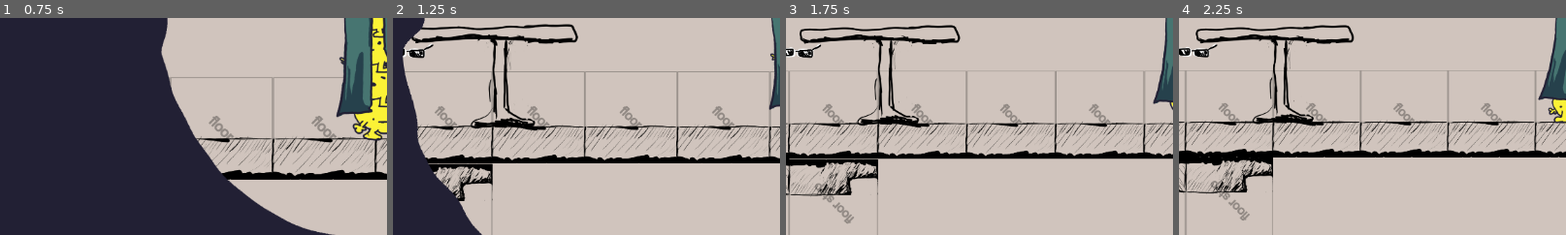
Above: before the commit, frames 1-4 (left to right).
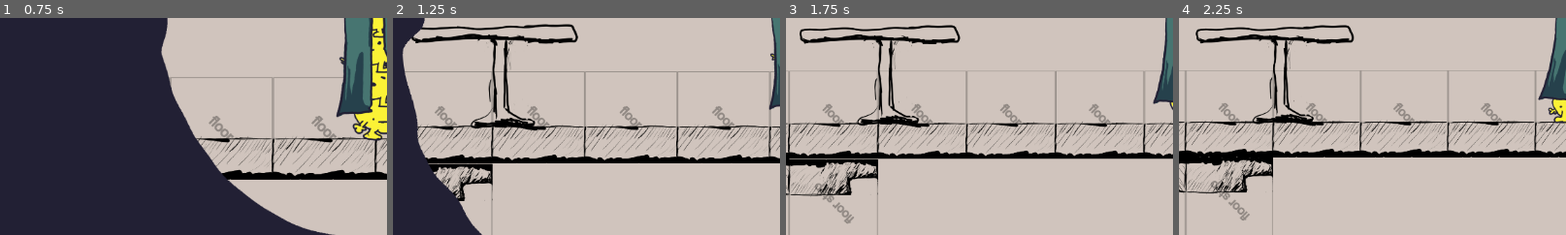
Above: after the commit, the same moments.

Repository: JCoMcL/gourt-game
Game: Godot game, scene res://level/level-container.tscn
Same seed, same stepped clock (60 frames per second), same inputs: the game is played once before the commit and once after it.
Inputs (mouse positions are % of the whole screen's width and height, from its top left):
- Up to frame 1 (0.75 s): move the mouse to (72, 45) at 0.52 s; press the mouse at (72, 45) at 0.53 s; hold Right (go right) from 0.53 s (still down)
- Up to frame 2 (1.25 s): keep holding Right (go right)
- Up to frame 3 (1.75 s): release Right (go right) at 1.25 s; release the mouse at (72, 45) at 1.25 s; drag from (30, 55) to (2, 57) at 1.27 s
- Up to frame 4 (2.25 s): move the mouse to (60, 28) at 2.02 s; press the mouse at (60, 28) at 2.03 s; hold Left (go left) from 2.03 s (still down)
The pictures show only the part of the screen within x 0-50%, y 50-100%; the shares and areas given below are measured in that part.

Frame 1 is identical in both runs. In frame 2, 0.2% of the frame differs, in the area x 2-17%, y 3-19%; in frame 3, 0.3%; in frame 4, 0.3%, in the area x 0-11%, y 12-19%.

Commit message:
make table pushable

Diff:
--- a/level/office-level.tscn
+++ b/level/office-level.tscn
@@ -2,13 +2,12 @@
 
 [ext_resource type="PackedScene" uid="uid://cvcc3ghe4ysjk" path="res://ui/cursor.tscn" id="1_5ybge"]
 [ext_resource type="Texture2D" uid="uid://clphjaysvxh82" path="res://level/office-level/tiles.png" id="1_wxgj7"]
-[ext_resource type="PackedScene" uid="uid://c6a0ra2cd2h4g" path="res://props/sunglasses.tscn" id="3_rh3h7"]
 [ext_resource type="PackedScene" uid="uid://j35m20jp18rk" path="res://props/door.tscn" id="4_1slrw"]
 [ext_resource type="PackedScene" uid="uid://dq36wrk1ptree" path="res://props/elevator.tscn" id="4_twwvs"]
 [ext_resource type="PackedScene" uid="uid://xfpwui2ygbps" path="res://level/ld-empty.tscn" id="5_1axx8"]
+[ext_resource type="PackedScene" uid="uid://oxj30cuen50p" path="res://props/table.tscn" id="8_oub6b"]
 [ext_resource type="PackedScene" uid="uid://bbbog68rjtlrb" path="res://props/water_cooler.tscn" id="10_1slrw"]
 [ext_resource type="Texture2D" uid="uid://bbimgxq3cdac" path="res://props/stroller.png" id="10_yl1fq"]
-[ext_resource type="Texture2D" uid="uid://c2yk215wr6t2u" path="res://props/table.png" id="11_6o0x5"]
 [ext_resource type="PackedScene" uid="uid://w8bqgkgk58k5" path="res://gourts/disguise/disguise.tscn" id="12_4gsd2"]
 [ext_resource type="Script" uid="uid://6foq1gufj00l" path="res://level/activation_zone.gd" id="12_5y8te"]
 [ext_resource type="PackedScene" uid="uid://cji7qwgt0f3t8" path="res://gourts/stack.tscn" id="12_utg4x"]
@@ -114,10 +113,6 @@
 tile_map_data = PackedByteArray("AAAGAAAAAAABAAEAAAAHAAAAAAABAAEAAAAIAAAAAAABAAEAAAAGAAEAAAACAAAAAAAGAAIAAAACAAAAAAAHAA …(1904 unchanged characters)…
 tile_set = SubResource("TileSet_mdp56")
 
-[node name="Sunglasses" parent="TileMapLayer" unique_id=385014790 instance=ExtResource("3_rh3h7")]
-position = Vector2(-2020, -1849)
-scale = Vector2(0.8, 0.8)
-
 [node name="Door" parent="TileMapLayer" unique_id=1065746689 node_paths=PackedStringArray("exit") instance=ExtResource("4_1slrw")]
 position = Vector2(-16, 61)
 exit = NodePath("../Door2")
@@ -153,17 +148,10 @@
 position = Vector2(271, 266)
 shape = SubResource("CircleShape2D_w4oyg")
 
-[node name="Table" type="RigidBody2D" parent="TileMapLayer" unique_id=1211448890]
+[node name="Table" parent="TileMapLayer" unique_id=2146024424 instance=ExtResource("8_oub6b")]
 position = Vector2(-1782, -1771)
-center_of_mass_mode = 1
-
-[node name="CollisionPolygon2D" type="CollisionPolygon2D" parent="TileMapLayer/Table" unique_id=129885747]
-polygon = PackedVector2Array(-231, -142, 220, -142, 222, -97, 33, -107, 29, 93, 102, 136, -76, 131, -14, 101, -5, -113, -225, -109)
-
-[node name="Table" type="Sprite2D" parent="TileMapLayer/Table" unique_id=1601263976]
-texture = ExtResource("11_6o0x5")
-
-[node name="WaterCooler2" parent="TileMapLayer" unique_id=1766845369 instance=ExtResource("10_1slrw")]
+
+[node name="WaterCooler" parent="TileMapLayer" unique_id=1766845369 instance=ExtResource("10_1slrw")]
 position = Vector2(-2381, -1886)
 
 [node name="Poster" type="Sprite2D" parent="TileMapLayer" unique_id=1875546639]
--- /dev/null
+++ b/props/pushable.gd
@@ -0,0 +1,12 @@
+extends RigidBody2D
+
+func _ready() -> void:
+	print(collision_layer)
+	collision_layer |= Clision.layers["interactive"]
+	print(collision_layer)
+
+func interact(operator: Node) -> bool:
+	apply_impulse(
+		(global_position - operator.global_position).normalized() * 500,
+	)
+	return true
--- /dev/null
+++ b/props/table.tscn
@@ -0,0 +1,14 @@
+[gd_scene format=3 uid="uid://oxj30cuen50p"]
+
+[ext_resource type="Texture2D" uid="uid://c2yk215wr6t2u" path="res://props/table.png" id="1_h3d66"]
+[ext_resource type="Script" uid="uid://dgsl12cho7sd8" path="res://props/pushable.gd" id="1_p84df"]
+
+[node name="Table" type="RigidBody2D" unique_id=2146024424]
+center_of_mass_mode = 1
+script = ExtResource("1_p84df")
+
+[node name="CollisionPolygon2D" type="CollisionPolygon2D" parent="." unique_id=1207168476]
+polygon = PackedVector2Array(-231, -142, 220, -142, 222, -97, 33, -107, 29, 93, 102, 136, -76, 131, -14, 101, -5, -113, -225, -109)
+
+[node name="Table" type="Sprite2D" parent="." unique_id=996099373]
+texture = ExtResource("1_h3d66")
Not shown: 6 places in level/office-level.tscn that only renumber resources
Not shown, added: props/pushable.gd.uid
